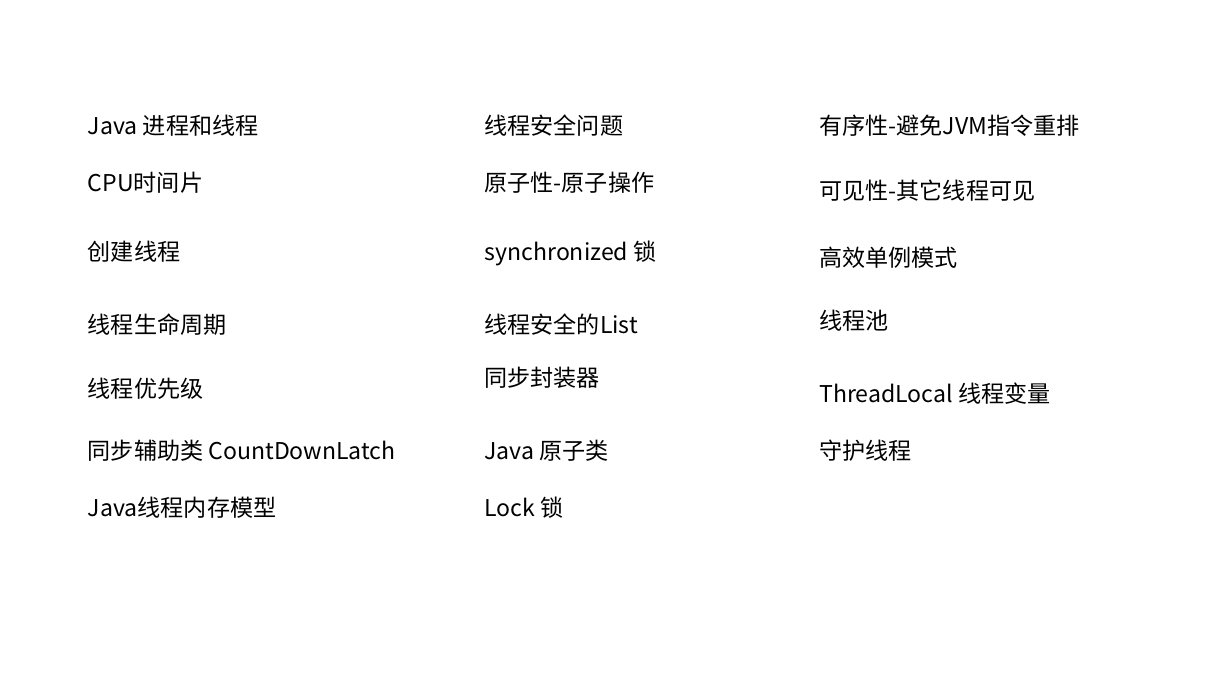
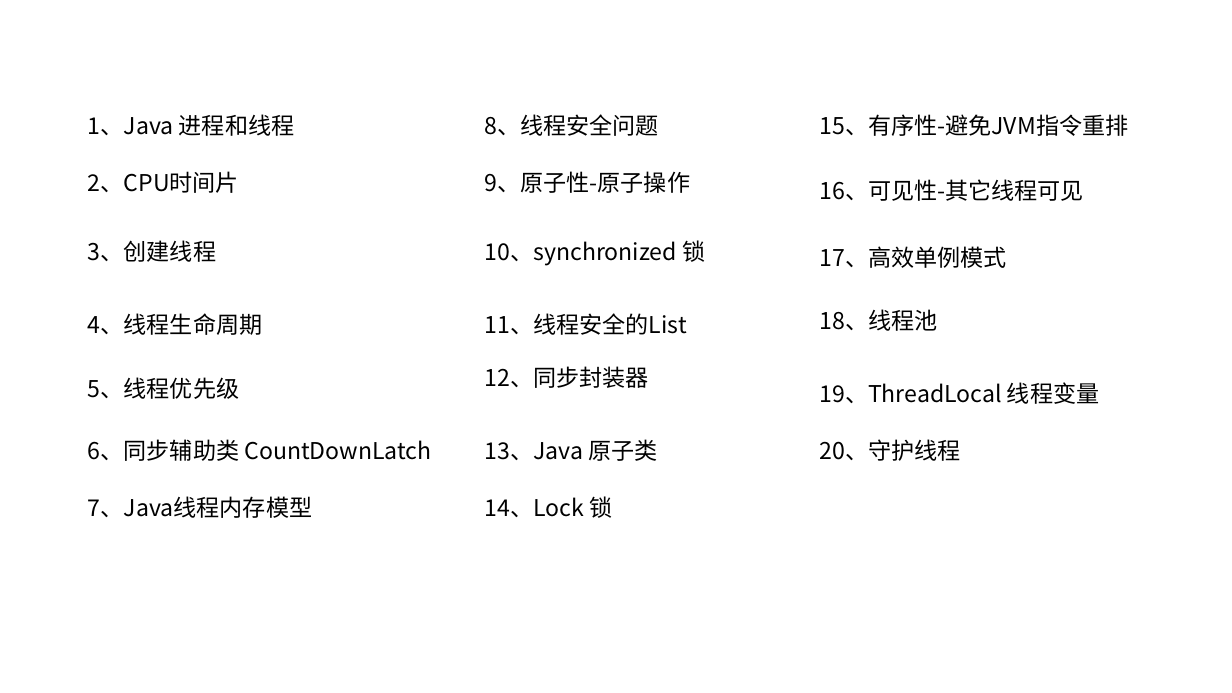
Before and after one commit to linkknown/PPT, a slide deck: slide 2 of 基础PPT/JavaSE进阶第二版/第8章：Java并发基础.pptx. Drawn at 1232x693 pixels with LibreOffice and Linux fonts; fonts in the diff are those of the drawing; background and template pictures are left out. Boxes give left, top, right and bottom in pixels: in the first picture for what was removed or moved away, otherwise in the second. Text is boxed around its words. In the diff, an @@ line names an element or a change of style, - is before the commit and + after.

```diff
--- a/基础PPT/JavaSE进阶第二版/第8章：Java并发基础.pptx
+++ b/基础PPT/JavaSE进阶第二版/第8章：Java并发基础.pptx
@@ text at <box>88,114,294,136</box>: text changed @@
-Java 进程和线程
+1、Java 进程和线程
@@ text at <box>485,114,660,136</box>: text changed @@
-线程安全问题
+8、线程安全问题
@@ text at <box>819,114,1128,136</box>: text changed @@
-有序性-避免JVM指令重排
+15、有序性-避免JVM指令重排
@@ text at <box>88,171,239,193</box>: text changed @@
-CPU时间片
+2、CPU时间片
@@ text at <box>485,171,691,193</box>: text changed @@
-原子性-原子操作
+9、原子性-原子操作
@@ text at <box>819,179,1084,201</box>: text changed @@
-可见性-其它线程可见
+16、可见性-其它线程可见
@@ text at <box>88,240,216,262</box>: text changed @@
-创建线程
+3、创建线程
@@ text at <box>485,240,705,266</box>: text changed @@
-synchronized 锁
+10、synchronized 锁
@@ text at <box>819,246,1006,268</box>: text changed @@
-高效单例模式
+17、高效单例模式
@@ text at <box>88,313,263,335</box>: text changed @@
-线程生命周期
+4、线程生命周期
@@ text at <box>485,313,687,335</box>: text changed @@
-线程安全的List
+11、线程安全的List
@@ text at <box>819,309,937,331</box>: text changed @@
-线程池
+18、线程池
@@ text at <box>88,377,239,399</box>: text changed @@
-线程优先级
+5、线程优先级
@@ text at <box>485,366,649,388</box>: text changed @@
-同步封装器
+12、同步封装器
@@ text at <box>819,382,1099,404</box>: text changed @@
-ThreadLocal 线程变量
+19、ThreadLocal 线程变量
@@ text at <box>88,439,431,461</box>: text changed @@
-同步辅助类 CountDownLatch
+6、同步辅助类 CountDownLatch
@@ text at <box>485,439,657,461</box>: text changed @@
-Java 原子类
+13、Java 原子类
@@ text at <box>819,439,960,461</box>: text changed @@
-守护线程
+20、守护线程
@@ text at <box>88,496,312,518</box>: text changed @@
-Java线程内存模型
+7、Java线程内存模型
@@ text at <box>485,496,612,518</box>: text changed @@
-Lock 锁
+14、Lock 锁
```
Also in this commit, not shown: 14 other files.
